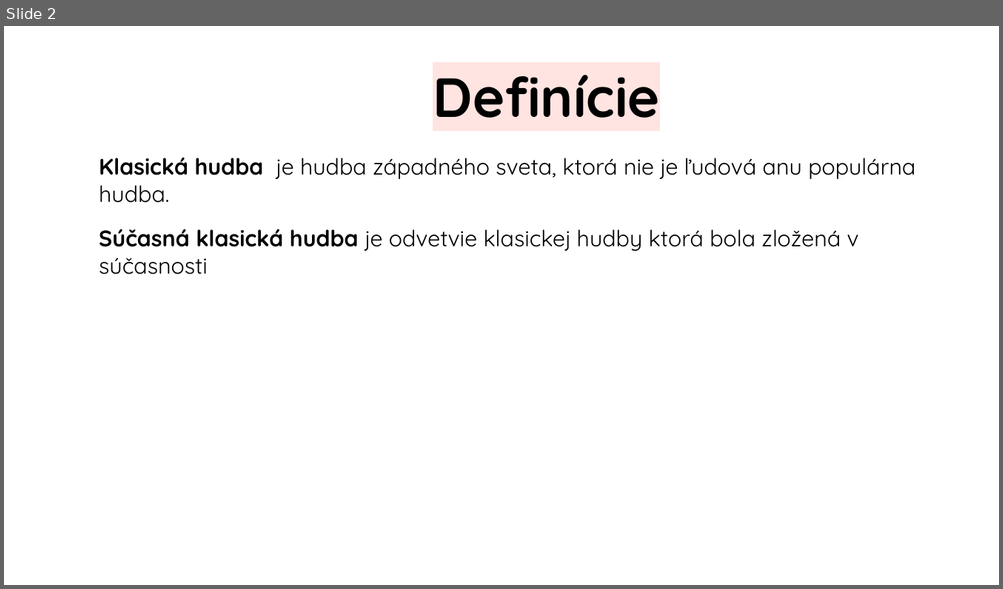
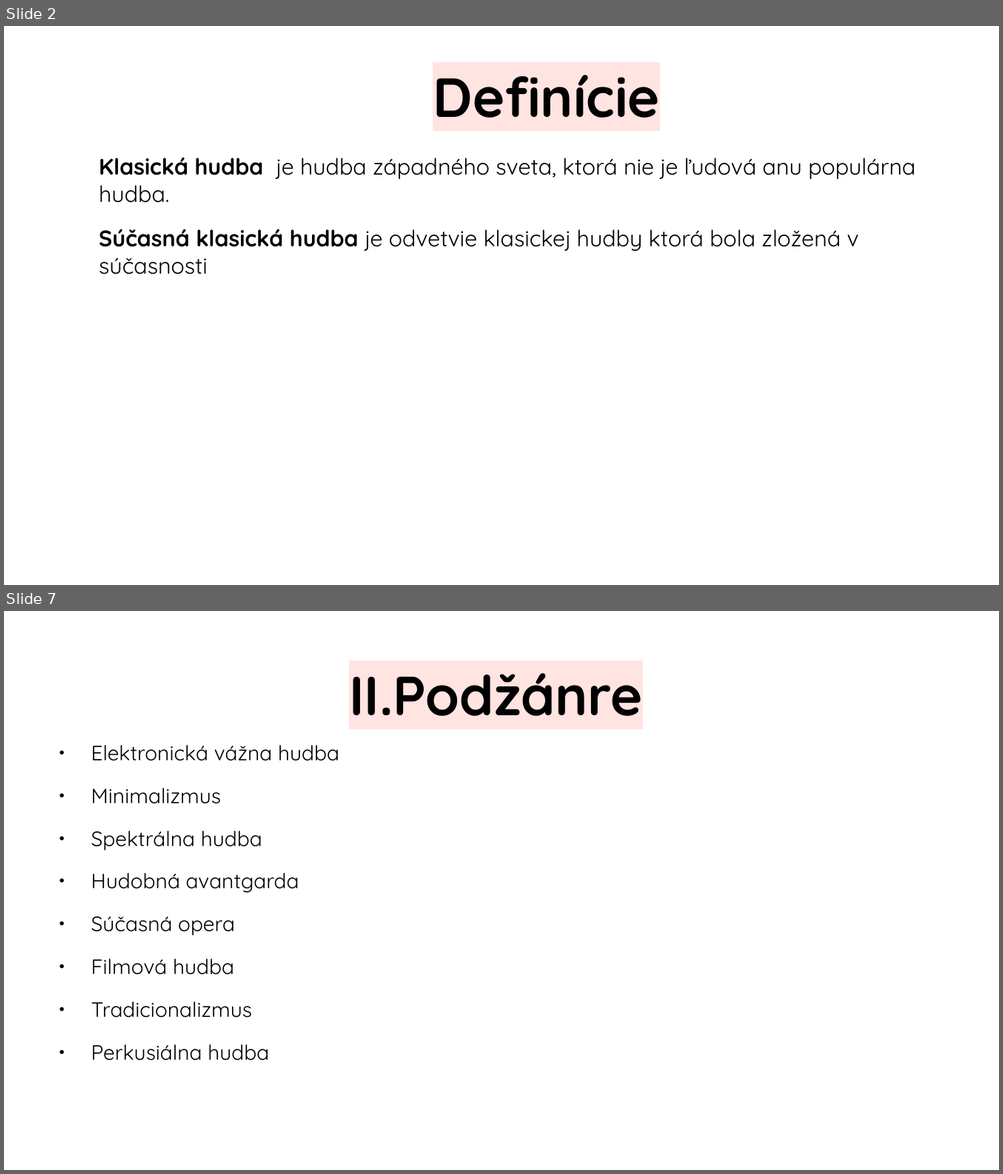
Before and after one commit to jenca-adam/skolskeveci, a slide deck: hudobna/sucasna-vazna-hudba/prezentazia.odp. Shown one above the other, each under a label of ours: slide 2 before the commit, slides 2 and 7 after it; the slides between them are not shown. The pictures are 1003x589 and 1003x1174 pixels, drawn with LibreOffice and Linux fonts; fonts in the diff are those of the drawing. Boxes give left, top, right and bottom in pixels: in the first picture for what was removed or moved away, otherwise in the second. Text is boxed around its words. In the diff, an @@ line names an element or a change of style, - is before the commit and + after.

```diff
--- a/hudobna/sucasna-vazna-hudba/prezentazia.odp
+++ b/hudobna/sucasna-vazna-hudba/prezentazia.odp
@@ slide 7 added at (4,611,999,1170), background #FFFFFF @@
@@ title added at (349,673,643,716), 44 pt, text #000000, bold @@
+II.Podžánre
@@ text added at (91,745,339,1061), 16.6 pt, text #000000 @@
+● Elektronická vážna hudba
+● Minimalizmus
+● Spektrálna hudba
+● Hudobná avantgarda
+● Súčasná opera
+● Filmová hudba
+● Tradicionalizmus
+● Perkusiálna hudba
```
Also in this commit, not shown: 3 slides changed, 10 other slides added, 13 other files.
